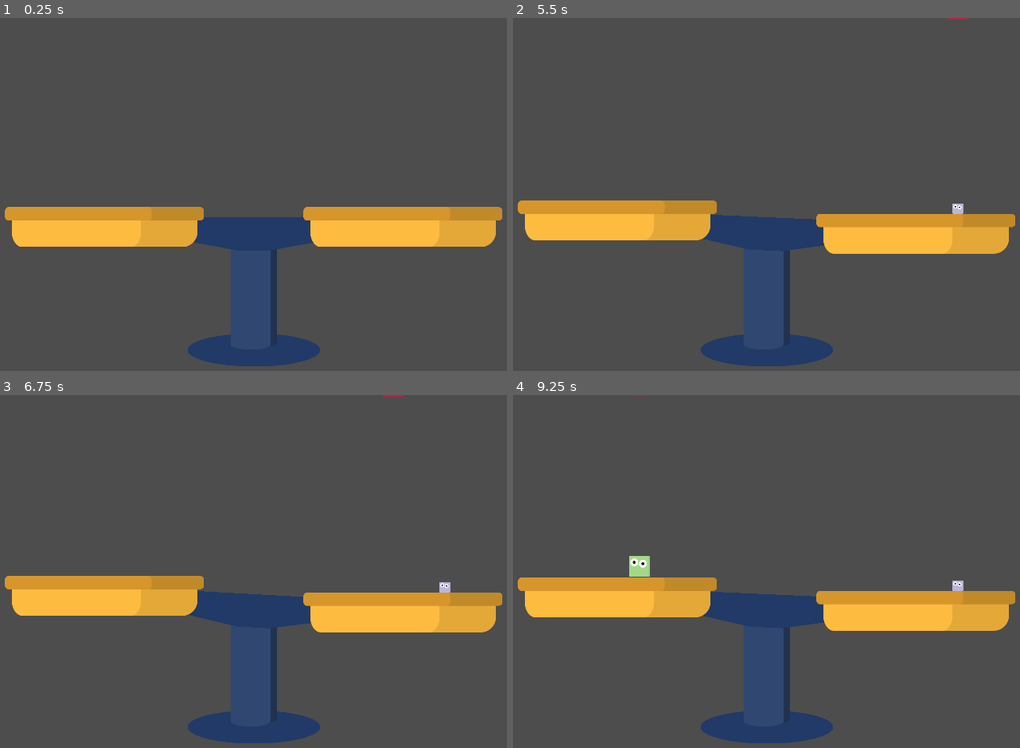
Above: before the commit, frames 1-4 (two rows, left to right).
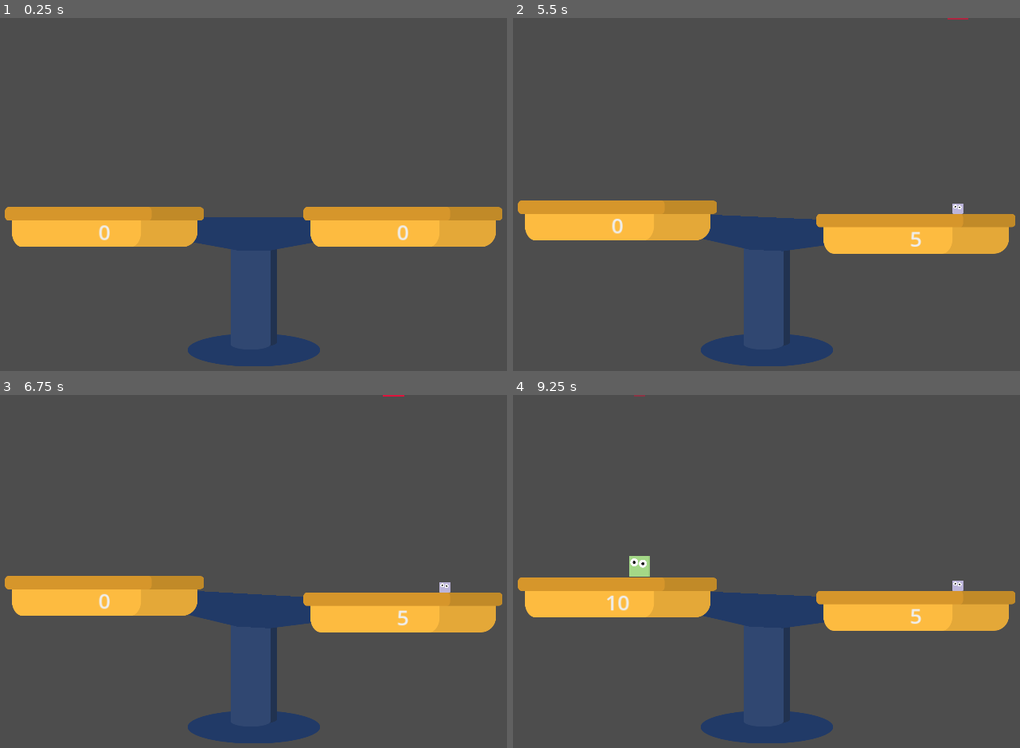
Above: after the commit, the same moments.

Repository: njamster/gmtk_jam_2024
Game: Godot game, scene res://screens/game.tscn
Two runs of this game, one before a commit and one after it. Both use one fixed random seed, a clock stepped at 60 frames per second and the inputs below.
Inputs (mouse positions are in pixels of both pictures, inside the frame that each line leads up to):
- Up to frame 1 (0.25 s): no input
- Up to frame 2 (5.5 s): tap Enter at 0.5, 2, 3.5 s; move the mouse to (908, 180) at 0.52 s; tap Space at 1.25, 2.75, 4.25 s; move the mouse to (639, 215) at 1.27 s; move the mouse to (832, 116) at 2.02 s; move the mouse to (736, 268) at 2.77 s; move the mouse to (959, 250) at 3.52 s; move the mouse to (573, 145) at 4.27 s; move the mouse to (959, 138) at 5.02 s
- Up to frame 3 (6.75 s): move the mouse to (157, 483) at 5.77 s; move the mouse to (395, 557) at 6.52 s
- Up to frame 4 (9.25 s): move the mouse to (639, 592) at 7.27 s; move the mouse to (832, 493) at 8.02 s; move the mouse to (639, 447) at 8.77 s

The runs differ from the first frame. In frame 1, 0.1% of the frame differs, in the area x 19-81%, y 58-63%; in frame 2, 0.1%; in frame 3, 0.1%; in frame 4, 0.2%, in the area x 18-81%, y 56-65%.

Commit message:
Add weight counters to both trays

Diff:
--- a/scale/scale.gd
+++ b/scale/scale.gd
@@ -31,5 +31,8 @@
 
 	$Connector.rotation = $LeftSide.position.direction_to($RightSide.position).angle()
 
+	$LeftSide/Total.text = str(total_weight_L - DEFAULT_WEIGHT)
+	$RightSide/Total.text = str(total_weight_R - DEFAULT_WEIGHT)
+
 	total_weight_L = DEFAULT_WEIGHT
 	total_weight_R = DEFAULT_WEIGHT
--- a/scale/scale.tscn
+++ b/scale/scale.tscn
@@ -31,6 +31,15 @@
 [node name="Hitbox" type="CollisionShape2D" parent="LeftSide"]
 shape = SubResource("RectangleShape2D_l5w7b")
 
+[node name="Total" type="Label" parent="LeftSide"]
+offset_left = -300.0
+offset_right = 300.0
+offset_bottom = 88.0
+theme_override_colors/font_color = Color(0.933333, 0.933333, 0.933333, 1)
+theme_override_font_sizes/font_size = 64
+text = "0"
+horizontal_alignment = 1
+
 [node name="RightSide" type="AnimatableBody2D" parent="."]
 unique_name_in_owner = true
 position = Vector2(450, 0)
@@ -41,3 +50,12 @@
 
 [node name="Hitbox" type="CollisionShape2D" parent="RightSide"]
 shape = SubResource("RectangleShape2D_l5w7b")
+
+[node name="Total" type="Label" parent="RightSide"]
+offset_left = -300.0
+offset_right = 300.0
+offset_bottom = 88.0
+theme_override_colors/font_color = Color(0.933333, 0.933333, 0.933333, 1)
+theme_override_font_sizes/font_size = 64
+text = "0"
+horizontal_alignment = 1
